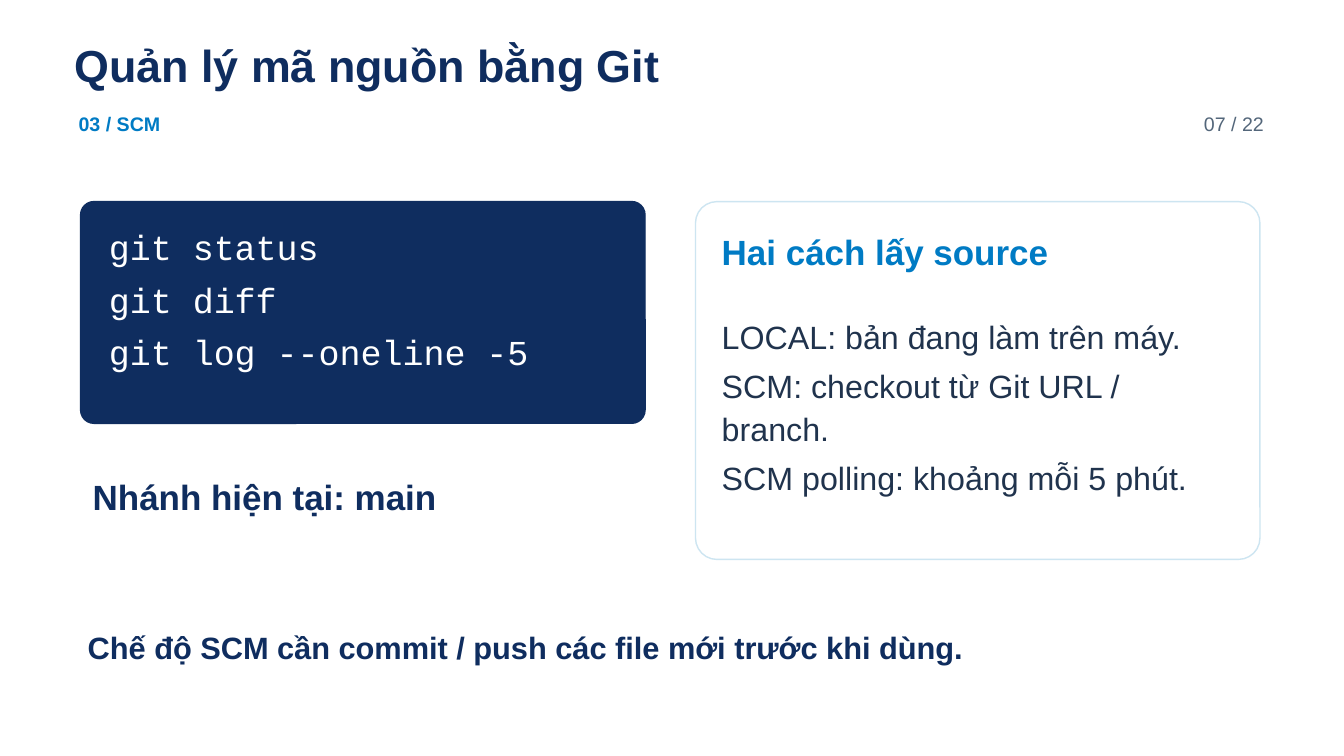
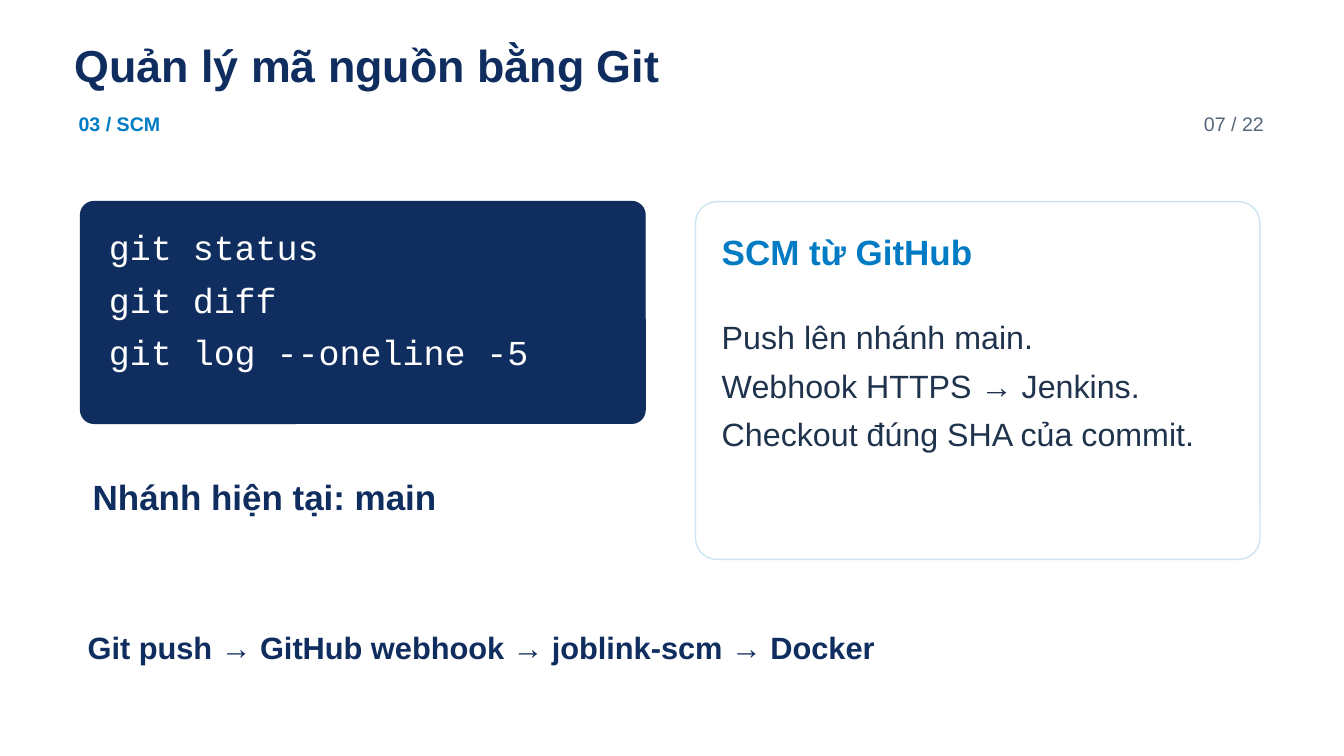
Before and after one commit to hieunofun/cong-nghe-phan-mem, a slide deck: slide 7 of JobLink_Midterm_Presentation.pptx. Drawn at 1344x756 pixels with LibreOffice and Linux fonts; fonts in the diff are those of the drawing; background and template pictures are left out. Boxes give left, top, right and bottom in pixels: in the first picture for what was removed or moved away, otherwise in the second. Text is boxed around its words. In the diff, an @@ line names an element or a change of style, - is before the commit and + after.

Commit message:
docs: verify GitHub webhook and prepare 30-minute midterm demo

```diff
--- a/JobLink_Midterm_Presentation.pptx
+++ b/JobLink_Midterm_Presentation.pptx
@@ text at (x1=722, y1=239, x2=972, y2=266): text changed @@
-Hai cách lấy source
+SCM từ GitHub
@@ text at (x1=722, y1=325, x2=1194, y2=453): text changed @@
-LOCAL: bản đang làm trên máy.
-SCM: checkout từ Git URL / branch.
-SCM polling: khoảng mỗi 5 phút.
+Push lên nhánh main.
+Webhook HTTPS → Jenkins.
+Checkout đúng SHA của commit.
@@ text at (x1=88, y1=636, x2=874, y2=664): text changed @@
-Chế độ SCM cần commit / push các file mới trước khi dùng.
+Git push → GitHub webhook → joblink-scm → Docker
```
Also in this commit, not shown: 6 other slides changed, 9 other files.
